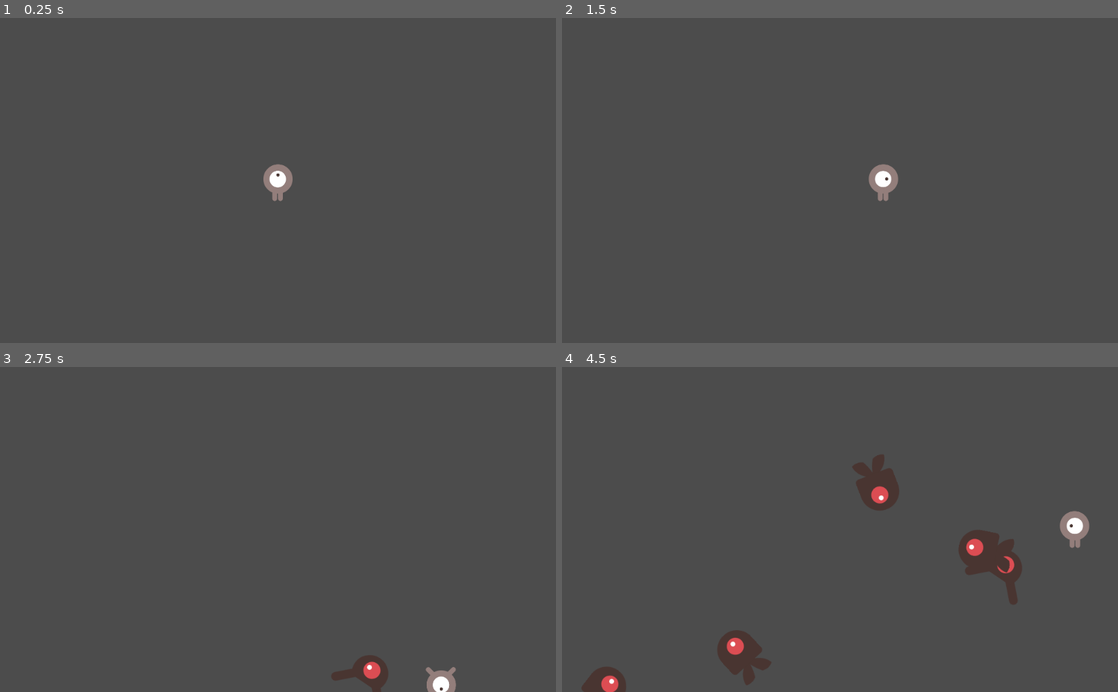
Above: before the commit, frames 1-4 (two rows, left to right).
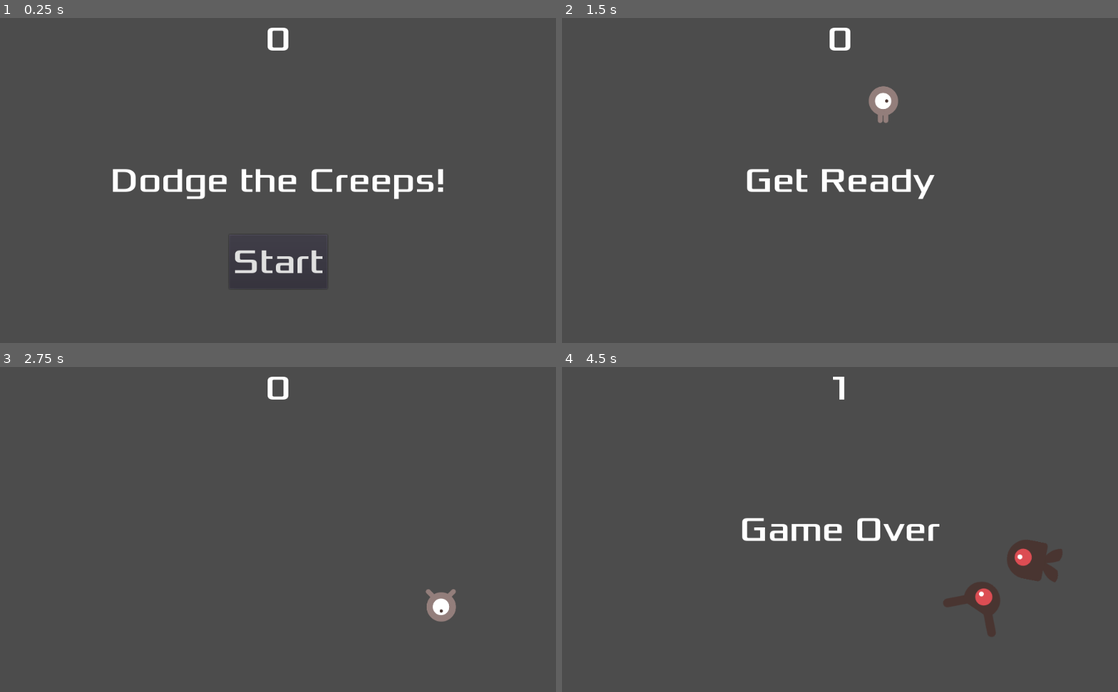
Above: after the commit, the same moments.

Repository: afska/test-godot-2d
Game: Godot game, scene res://screens/Main.tscn
Two runs of this game, one before a commit and one after it. Both use one fixed random seed, a clock stepped at 60 frames per second and the inputs below. Before the commit the project has no main scene; this scene is started directly in both runs.
Inputs (mouse positions are in pixels of both pictures, inside the frame that each line leads up to):
- Up to frame 1 (0.25 s): no input
- Up to frame 2 (1.5 s): click (840, 261) at 0.5 s, where only the run after the commit has a clickable "Start"; tap Enter at 1.25 s; hold Right (ui_right) from 1.28 s (still down)
- Up to frame 3 (2.75 s): release Right (ui_right) at 2.03 s; hold Down (ui_down) from 2.03 s (still down)
- Up to frame 4 (4.5 s): release Down (ui_down) at 2.78 s; hold Right (ui_right) 2.78-3.53 s; hold Up (ui_up) 3.53-4.28 s; hold Left (ui_left) from 4.28 s (still down)

The runs differ from the first frame. In frame 1, 2.7% of the frame differs, in the area x 20-80%, y 2-84%; in frame 2, 1.9%; in frame 3, 1.5%; in frame 4, 6.4%, in the area x 3-95%, y 2-100%.

Commit message:
Adding HUD and finishing up gameplay

Diff:
--- a/project.godot
+++ b/project.godot
@@ -16,7 +16,12 @@
 [application]
 
 config/name="DodgeTheCreeps"
+run/main_scene="res://screens/Main.tscn"
 config/icon="res://icon.png"
+
+[display]
+
+window/size/resizable=false
 
 [rendering]
 
--- /dev/null
+++ b/screens/HUD.gd
@@ -0,0 +1,30 @@
+extends CanvasLayer
+
+signal start_game
+
+func show_message(text):
+	$MessageLabel.text = text
+	$MessageLabel.show()
+	$MessageTimer.start()
+
+func update_score(score):
+	$ScoreLabel.text = str(score)
+
+func show_game_over():
+	show_message("Game Over")
+
+	yield($MessageTimer, "timeout") # wait until MessageTimer's timeout
+
+	$MessageLabel.text = "Dodge the Creeps!"
+	$MessageLabel.show()
+
+	yield(get_tree().create_timer(1), "timeout") # wait 1 second
+
+	$StartButton.show()
+
+func _on_StartButton_pressed():
+	$StartButton.hide()
+	emit_signal("start_game")
+
+func _on_MessageTimer_timeout():
+	$MessageLabel.hide()
--- /dev/null
+++ b/screens/HUD.tscn
@@ -0,0 +1,64 @@
+[gd_scene load_steps=6 format=2]
+
+[ext_resource path="res://art/fonts/Xolonium-Regular.ttf" type="DynamicFontData" id=1]
+[ext_resource path="res://screens/HUD.gd" type="Script" id=2]
+
+[sub_resource type="DynamicFont" id=1]
+size = 64
+font_data = ExtResource( 1 )
+
+[sub_resource type="DynamicFont" id=2]
+size = 64
+font_data = ExtResource( 1 )
+
+[sub_resource type="DynamicFont" id=3]
+size = 64
+font_data = ExtResource( 1 )
+
+[node name="HUD" type="CanvasLayer"]
+script = ExtResource( 2 )
+
+[node name="ScoreLabel" type="Label" parent="."]
+anchor_right = 1.0
+margin_bottom = 78.0
+custom_fonts/font = SubResource( 1 )
+text = "0"
+align = 1
+__meta__ = {
+"_edit_use_anchors_": false
+}
+
+[node name="MessageLabel" type="Label" parent="."]
+anchor_top = 0.5
+anchor_right = 1.0
+anchor_bottom = 0.5
+margin_top = -39.0
+margin_bottom = 39.0
+custom_fonts/font = SubResource( 2 )
+text = "Dodge the Creeps!"
+align = 1
+autowrap = true
+__meta__ = {
+"_edit_use_anchors_": false
+}
+
+[node name="StartButton" type="Button" parent="."]
+anchor_left = 0.5
+anchor_top = 1.0
+anchor_right = 0.5
+anchor_bottom = 1.0
+margin_left = -90.0
+margin_top = -200.0
+margin_right = 91.0
+margin_bottom = -100.0
+custom_fonts/font = SubResource( 3 )
+text = "Start"
+__meta__ = {
+"_edit_use_anchors_": false
+}
+
+[node name="MessageTimer" type="Timer" parent="."]
+wait_time = 2.0
+one_shot = true
+[connection signal="pressed" from="StartButton" to="." method="_on_StartButton_pressed"]
+[connection signal="timeout" from="MessageTimer" to="." method="_on_MessageTimer_timeout"]
--- a/screens/Main.gd
+++ b/screens/Main.gd
@@ -5,16 +5,21 @@
 
 func _ready():
 	randomize()
-	new_game()
-
-func game_over():
-	$Timers/ScoreTimer.stop()
-	$Timers/MobTimer.stop()
 
 func new_game():
 	score = 0
+
+	$HUD.update_score(score)
+	$HUD.show_message("Get Ready")
+
 	$Player.start($StartPosition.position)
 	$Timers/StartTimer.start()
+
+func game_over():
+	$HUD.show_game_over()
+
+	$Timers/ScoreTimer.stop()
+	$Timers/MobTimer.stop()
 
 func _on_StartTimer_timeout():
 	$Timers/MobTimer.start()
@@ -22,6 +27,7 @@
 
 func _on_ScoreTimer_timeout():
 	score += 1
+	$HUD.update_score(score)
 
 func _on_MobTimer_timeout():
 	# Choose a random location on Path2D.
--- a/screens/Main.tscn
+++ b/screens/Main.tscn
@@ -1,8 +1,9 @@
-[gd_scene load_steps=5 format=2]
+[gd_scene load_steps=6 format=2]
 
 [ext_resource path="res://screens/Main.gd" type="Script" id=1]
 [ext_resource path="res://objects/Player.tscn" type="PackedScene" id=2]
 [ext_resource path="res://objects/Mob.tscn" type="PackedScene" id=3]
+[ext_resource path="res://screens/HUD.tscn" type="PackedScene" id=4]
 
 [sub_resource type="Curve2D" id=1]
 _data = {
@@ -16,7 +17,7 @@
 [node name="Player" parent="." instance=ExtResource( 2 )]
 
 [node name="StartPosition" type="Position2D" parent="."]
-position = Vector2( 512, 304 )
+position = Vector2( 512, 160 )
 
 [node name="MobPath" type="Path2D" parent="."]
 curve = SubResource( 1 )
@@ -33,7 +34,10 @@
 [node name="StartTimer" type="Timer" parent="Timers"]
 wait_time = 2.0
 one_shot = true
+
+[node name="HUD" parent="." instance=ExtResource( 4 )]
 [connection signal="hit" from="Player" to="." method="game_over"]
 [connection signal="timeout" from="Timers/MobTimer" to="." method="_on_MobTimer_timeout"]
 [connection signal="timeout" from="Timers/ScoreTimer" to="." method="_on_ScoreTimer_timeout"]
 [connection signal="timeout" from="Timers/StartTimer" to="." method="_on_StartTimer_timeout"]
+[connection signal="start_game" from="HUD" to="." method="new_game"]
